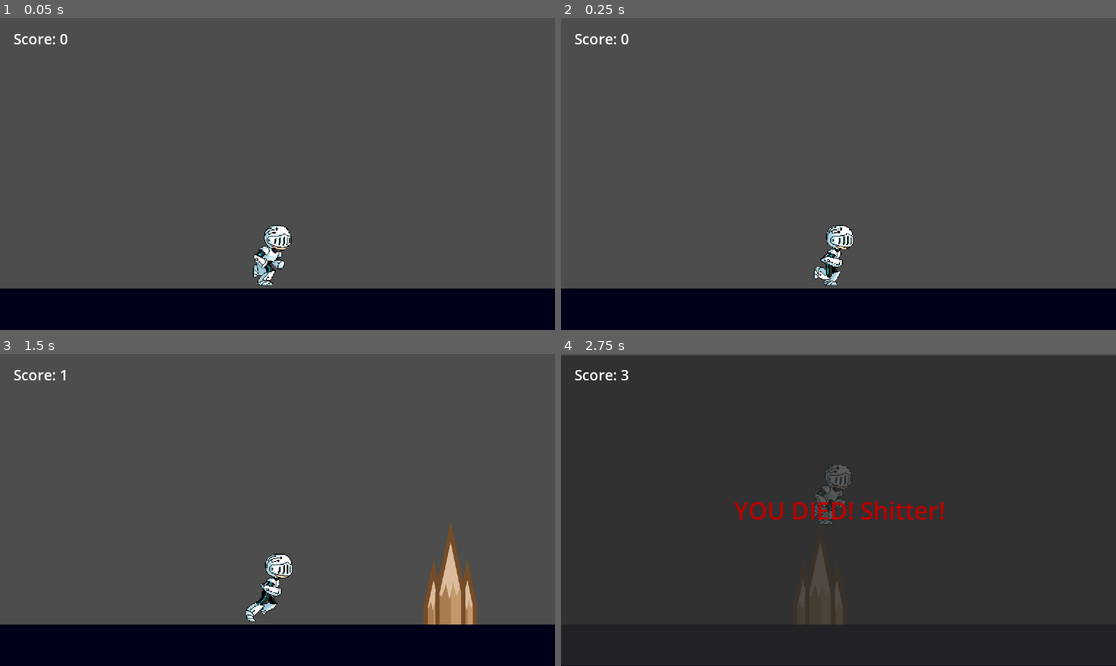
Above: before the commit, frames 1-4 (two rows, left to right).
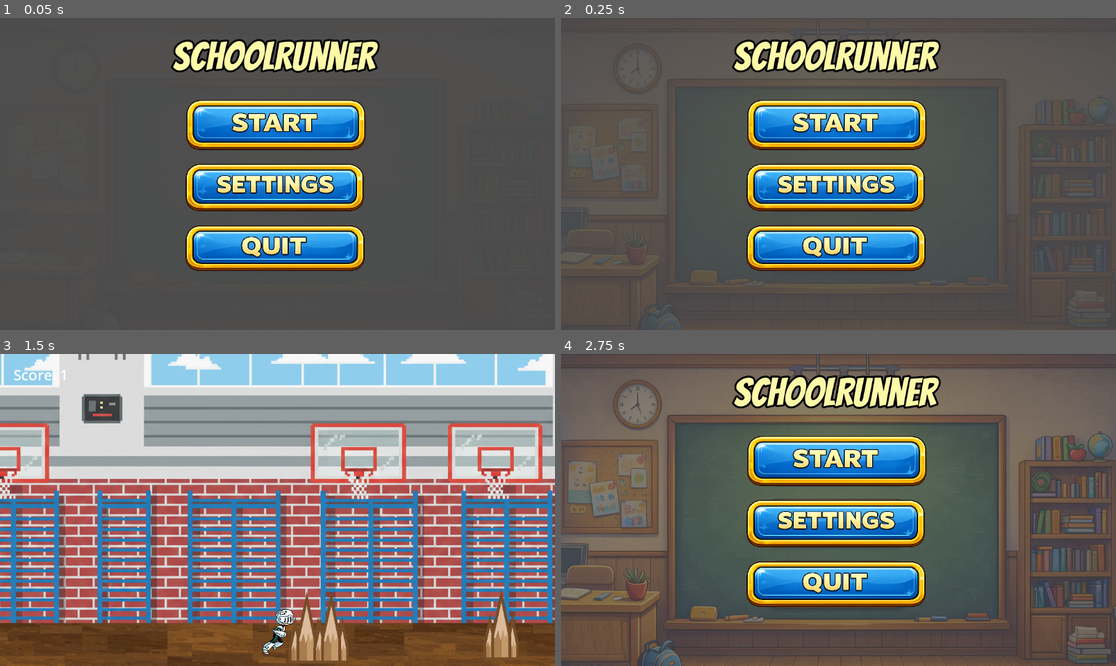
Above: after the commit, the same moments.

Repository: Fxbixx/Godot-Game
Game: Godot game, scene res://scenes/MainMenu.tscn
Same seed, same stepped clock (60 frames per second), same inputs: the game is played once before the commit and once after it. Before the commit the project starts from res://scenes/world.tscn.
Inputs (mouse positions are in pixels of both pictures, inside the frame that each line leads up to):
- Up to frame 1 (0.05 s): no input
- Up to frame 2 (0.25 s): no input
- Up to frame 3 (1.5 s): click (277, 456) at 0.52 s
- Up to frame 4 (2.75 s): tap Space (Jump) at 1.52 s; click (705, 600) at 2.02 s

The runs differ from the first frame. In frame 1, 31% of the frame differs, in the area x 0-100%, y 5-100%; in frame 2, 31%; in frame 3, 99%, in the area x 0-100%, y 0-100%; in frame 4, 95%.

Commit message:
Add files via upload

Diff:
--- a/school-runner/project.godot
+++ b/school-runner/project.godot
@@ -11,7 +11,7 @@
 [application]
 
 config/name="SchoolRunner"
-run/main_scene="uid://0e08lku0qpi4"
+run/main_scene="uid://kliesjo08hbm"
 config/features=PackedStringArray("4.5", "Forward Plus")
 config/icon="res://icon.svg"
 
--- a/school-runner/scenes/MainMenu.tscn
+++ b/school-runner/scenes/MainMenu.tscn
@@ -1,51 +1,83 @@
-[gd_scene load_steps=2 format=3 uid="uid://kliesjo08hbm"]
+[gd_scene load_steps=8 format=3 uid="uid://kliesjo08hbm"]
 
 [ext_resource type="Script" uid="uid://xs234segrd00" path="res://scripts/main_menu.gd" id="1_yqorp"]
+[ext_resource type="FontFile" uid="uid://dvi8a1isk2gvx" path="res://assets/font/Bangers-Regular.ttf" id="2_0ykhv"]
+[ext_resource type="Texture2D" uid="uid://d1yq2dnwrfbgm" path="res://School.png" id="2_2wh52"]
+[ext_resource type="Texture2D" uid="uid://g0wll7qi6uqu" path="res://assets/button/MainButtonsStart.png" id="4_ow34m"]
+[ext_resource type="Texture2D" uid="uid://ccisteu4x5hfk" path="res://assets/button/MainButtonsSettings.png" id="5_826wr"]
+[ext_resource type="Texture2D" uid="uid://waluvabhm4es" path="res://assets/button/MainButtonsQuit.png" id="6_ucygd"]
+
+[sub_resource type="LabelSettings" id="LabelSettings_2wh52"]
+font = ExtResource("2_0ykhv")
+font_size = 82
+font_color = Color(0.99215686, 0.9764706, 0.6627451, 1)
+outline_size = 16
+outline_color = Color(0, 0, 0, 1)
 
 [node name="Control" type="Control"]
 layout_mode = 3
 anchors_preset = 15
 anchor_right = 1.0
 anchor_bottom = 1.0
-offset_top = -1.0
-offset_bottom = -1.0
 grow_horizontal = 2
 grow_vertical = 2
 script = ExtResource("1_yqorp")
 
-[node name="TextureRect" type="TextureRect" parent="."]
+[node name="Background" type="TextureRect" parent="."]
+modulate = Color(1, 1, 1, 0.5137255)
+layout_mode = 0
+offset_left = -195.0
+offset_top = -57.0
+offset_right = 1341.0
+offset_bottom = 967.0
+texture = ExtResource("2_2wh52")
+
+[node name="MarginContainer" type="MarginContainer" parent="."]
 layout_mode = 0
 offset_right = 1153.0
-offset_bottom = 650.0
+offset_bottom = 646.0
+
+[node name="Label" type="Label" parent="."]
+layout_mode = 0
+offset_left = -8.0
+offset_top = 36.0
+offset_right = 1145.0
+offset_bottom = 124.0
+text = "SchoolRunner"
+label_settings = SubResource("LabelSettings_2wh52")
+horizontal_alignment = 1
+vertical_alignment = 1
+
+[node name="TextureButton" type="TextureButton" parent="."]
+layout_mode = 0
+offset_left = -24.0
+offset_top = 134.0
+offset_right = 1169.0
+offset_bottom = 294.0
+texture_normal = ExtResource("4_ow34m")
+ignore_texture_size = true
 stretch_mode = 5
 
-[node name="VBoxContainer" type="VBoxContainer" parent="TextureRect"]
-layout_mode = 1
-anchors_preset = 11
-anchor_left = 1.0
-anchor_right = 1.0
-anchor_bottom = 1.0
-offset_left = -727.0
-offset_top = 307.0
-offset_right = -544.0
-offset_bottom = -289.0
-grow_horizontal = 0
-grow_vertical = 2
-alignment = 1
+[node name="TextureButton2" type="TextureButton" parent="."]
+layout_mode = 0
+offset_left = -94.0
+offset_top = 289.0
+offset_right = 1234.0
+offset_bottom = 421.0
+texture_normal = ExtResource("5_826wr")
+ignore_texture_size = true
+stretch_mode = 5
 
-[node name="Label" type="Label" parent="TextureRect"]
-layout_mode = 1
-anchors_preset = 8
-anchor_left = 0.5
-anchor_top = 0.5
-anchor_right = 0.5
-anchor_bottom = 0.5
-offset_left = -82.5
-offset_top = -260.0
-offset_right = 89.5
-offset_bottom = -171.0
-grow_horizontal = 2
-grow_vertical = 2
-text = "SchoolRunner"
-horizontal_alignment = 1
-vertical_alignment = 1
+[node name="TextureButton3" type="TextureButton" parent="."]
+layout_mode = 0
+offset_left = 180.0
+offset_top = 287.0
+offset_right = 962.0
+offset_bottom = 743.0
+texture_normal = ExtResource("6_ucygd")
+ignore_texture_size = true
+stretch_mode = 5
+
+[connection signal="pressed" from="TextureButton" to="." method="_on_texture_button_pressed"]
+[connection signal="pressed" from="TextureButton2" to="." method="_on_texture_button_2_pressed"]
+[connection signal="pressed" from="TextureButton3" to="." method="_on_texture_button_3_pressed"]
--- a/school-runner/scenes/floor.tscn
+++ b/school-runner/scenes/floor.tscn
@@ -1,20 +1,25 @@
-[gd_scene load_steps=2 format=3 uid="uid://b0cbgrymurxgj"]
+[gd_scene load_steps=4 format=3 uid="uid://b0cbgrymurxgj"]
+
+[ext_resource type="Texture2D" uid="uid://bfgytkks8u5b0" path="res://assets/craiyon_055221_16x16_minecraft_hevea_log_texture.png" id="1_ukw5w"]
 
 [sub_resource type="RectangleShape2D" id="RectangleShape2D_c41w6"]
 size = Vector2(931, 113)
+
+[sub_resource type="CanvasTexture" id="CanvasTexture_kuqtn"]
+diffuse_texture = ExtResource("1_ukw5w")
 
 [node name="Floor" type="Node2D"]
 scale = Vector2(100, 1)
 
 [node name="StaticBody2D" type="StaticBody2D" parent="."]
 
-[node name="ColorRect" type="ColorRect" parent="StaticBody2D"]
-offset_left = -467.0
-offset_top = -64.0
-offset_right = 464.0
-offset_bottom = 49.0
-color = Color(0, 0, 0.09803922, 1)
+[node name="CollisionShape2D" type="CollisionShape2D" parent="StaticBody2D"]
+position = Vector2(-3.98, -30)
+shape = SubResource("RectangleShape2D_c41w6")
 
-[node name="CollisionShape2D" type="CollisionShape2D" parent="StaticBody2D"]
-position = Vector2(-1.5, -7.5)
-shape = SubResource("RectangleShape2D_c41w6")
+[node name="TextureRect" type="TextureRect" parent="StaticBody2D"]
+offset_left = -108.31999
+offset_top = 87.0
+offset_right = 915.68
+offset_bottom = 1111.0
+texture = SubResource("CanvasTexture_kuqtn")
--- /dev/null
+++ b/school-runner/scenes/gym_background.tscn
@@ -0,0 +1,21 @@
+[gd_scene load_steps=3 format=3 uid="uid://dl0vtjj6fvr5"]
+
+[ext_resource type="Texture2D" uid="uid://d0jqwmeww7d3b" path="res://assets/BackgroundGym.png" id="1_cset7"]
+[ext_resource type="Texture2D" uid="uid://bfgytkks8u5b0" path="res://assets/craiyon_055221_16x16_minecraft_hevea_log_texture.png" id="2_1vobl"]
+
+[node name="GymBackground" type="Node2D"]
+
+[node name="Parallax2D" type="Parallax2D" parent="."]
+repeat_size = Vector2(1024, 0)
+repeat_times = 2
+
+[node name="TextureRect" type="TextureRect" parent="Parallax2D"]
+offset_right = 1024.0
+offset_bottom = 1024.0
+texture = ExtResource("1_cset7")
+
+[node name="TextureRect2" type="TextureRect" parent="Parallax2D"]
+offset_top = 610.0
+offset_right = 1024.0
+offset_bottom = 1634.0
+texture = ExtResource("2_1vobl")
--- a/school-runner/scenes/world.tscn
+++ b/school-runner/scenes/world.tscn
@@ -1,9 +1,13 @@
-[gd_scene load_steps=7 format=3 uid="uid://0e08lku0qpi4"]
+[gd_scene load_steps=11 format=3 uid="uid://0e08lku0qpi4"]
 
 [ext_resource type="PackedScene" uid="uid://dnp2dr8fr6k1h" path="res://scenes/obstacles.tscn" id="1_4wyf3"]
 [ext_resource type="Script" uid="uid://dj5ytjtpyxjh5" path="res://scripts/world.gd" id="1_k0juu"]
 [ext_resource type="PackedScene" uid="uid://chhpv5imvxa07" path="res://scenes/player.tscn" id="1_nnsk1"]
+[ext_resource type="PackedScene" uid="uid://dl0vtjj6fvr5" path="res://scenes/gym_background.tscn" id="2_71j4m"]
 [ext_resource type="PackedScene" uid="uid://b0cbgrymurxgj" path="res://scenes/floor.tscn" id="2_rwgxs"]
+[ext_resource type="FontFile" uid="uid://dvi8a1isk2gvx" path="res://assets/font/Bangers-Regular.ttf" id="5_i7141"]
+[ext_resource type="Texture2D" uid="uid://waluvabhm4es" path="res://assets/button/MainButtonsQuit.png" id="6_4mrxx"]
+[ext_resource type="Texture2D" uid="uid://g0wll7qi6uqu" path="res://assets/button/MainButtonsStart.png" id="7_7r4gi"]
 
 [sub_resource type="StyleBoxFlat" id="StyleBoxFlat_k0juu"]
 bg_color = Color(0.16470589, 0.16470589, 0.16470589, 0.78431374)
@@ -14,23 +18,19 @@
 position = Vector2(240, 267)
 script = ExtResource("1_k0juu")
 
-[node name="Obstacles2" parent="." instance=ExtResource("1_4wyf3")]
-position = Vector2(856, -47)
-
-[node name="Obstacles" parent="." instance=ExtResource("1_4wyf3")]
-position = Vector2(258, -45)
+[node name="GymBackground" parent="." instance=ExtResource("2_71j4m")]
+position = Vector2(42, -267)
 
 [node name="Player" parent="." instance=ExtResource("1_nnsk1")]
-position = Vector2(-243, 232)
+position = Vector2(-231, 404)
 
 [node name="Camera2D" type="Camera2D" parent="Player"]
-position = Vector2(8, 9)
-zoom = Vector2(1.5, 1.5)
+position = Vector2(-5, -19)
 limit_top = 180
 limit_bottom = 570
 
 [node name="Floor" parent="." instance=ExtResource("2_rwgxs")]
-position = Vector2(229, 331)
+position = Vector2(8, 499)
 
 [node name="CanvasLayer" type="CanvasLayer" parent="."]
 
@@ -41,10 +41,11 @@
 offset_right = 1160.0
 offset_bottom = 647.0
 theme_override_colors/font_color = Color(0.72, 0, 0, 1)
+theme_override_fonts/font = ExtResource("5_i7141")
 theme_override_font_sizes/font_size = 50
 theme_override_styles/normal = SubResource("StyleBoxFlat_k0juu")
 theme_override_styles/focus = SubResource("StyleBoxEmpty_71j4m")
-text = "YOU DIED! Shitter!"
+text = "YOU DIED!!!"
 horizontal_alignment = 1
 vertical_alignment = 1
 
@@ -54,3 +55,35 @@
 offset_right = 118.0
 offset_bottom = 56.0
 theme_override_font_sizes/font_size = 30
+
+[node name="TextureButton" type="TextureButton" parent="CanvasLayer"]
+visible = false
+offset_left = -9.0
+offset_top = 315.0
+offset_right = 608.0
+offset_bottom = 711.0
+texture_normal = ExtResource("6_4mrxx")
+ignore_texture_size = true
+stretch_mode = 5
+
+[node name="TextureButton2" type="TextureButton" parent="CanvasLayer"]
+visible = false
+offset_left = 565.0
+offset_top = 344.0
+offset_right = 1173.0
+offset_bottom = 623.0
+texture_normal = ExtResource("7_7r4gi")
+ignore_texture_size = true
+stretch_mode = 5
+
+[node name="Obstacles" parent="." instance=ExtResource("1_4wyf3")]
+position = Vector2(-199, 109)
+
+[node name="Obstacles2" parent="." instance=ExtResource("1_4wyf3")]
+position = Vector2(-148, 109)
+
+[node name="Obstacles3" parent="." instance=ExtResource("1_4wyf3")]
+position = Vector2(205, 102)
+
+[connection signal="pressed" from="CanvasLayer/TextureButton" to="." method="_on_texture_button_pressed"]
+[connection signal="pressed" from="CanvasLayer/TextureButton2" to="." method="_on_texture_button_2_pressed"]
--- a/school-runner/scripts/main_menu.gd
+++ b/school-runner/scripts/main_menu.gd
@@ -3,9 +3,24 @@
 
 # Called when the node enters the scene tree for the first time.
 func _ready() -> void:
-	pass # Replace with function body.
+	$Background.modulate.a = 0
+
+	var tween = create_tween()
+	tween.tween_property($Background, "modulate:a", 0.5, 1)
 
 
 # Called every frame. 'delta' is the elapsed time since the previous frame.
 func _process(delta: float) -> void:
 	pass
+
+
+func _on_texture_button_pressed() -> void:
+	get_tree().change_scene_to_file("res://scenes/world.tscn")
+
+
+func _on_texture_button_3_pressed() -> void:
+	get_tree().quit()
+
+
+func _on_texture_button_2_pressed() -> void:
+	pass # Replace with function body.
--- /dev/null
+++ b/school-runner/scripts/parallax_background.gd
@@ -0,0 +1,12 @@
+extends ParallaxBackground
+
+#Nicht Spieler, sondern Hintergrund bewegt sich
+var scroll_speed = 200
+# Called when the node enters the scene tree for the first time.
+func _ready() -> void:
+	pass # Replace with function body.
+
+
+# Called every frame. 'delta' is the elapsed time since the previous frame.
+func _process(delta: float) -> void:
+	scroll_offset.x -= scroll_speed * delta
--- a/school-runner/scripts/player.gd
+++ b/school-runner/scripts/player.gd
@@ -24,4 +24,6 @@
 
 func _on_area_2d_area_entered(area: Area2D) -> void:
 	$"../CanvasLayer/Death".visible = true
+	$"../CanvasLayer/TextureButton".visible = true
+	$"../CanvasLayer/TextureButton2".visible = true
 	$AnimatedSprite2D.stop()
--- a/school-runner/scripts/world.gd
+++ b/school-runner/scripts/world.gd
@@ -8,6 +8,9 @@
 	get_tree().create_timer(0.8).timeout.connect(ScoreIncrease)
 	get_tree().create_timer(5).timeout.connect(MultiIncrease)
 	$CanvasLayer/Death.visible = false
+	$CanvasLayer/TextureButton.visible = false
+	$CanvasLayer/TextureButton2.visible = false
+
 
 
 # Called every frame. 'delta' is the elapsed time since the previous frame.
@@ -23,3 +26,11 @@
 func MultiIncrease(): #Recursive clocking
 	score_multi += 1
 	get_tree().create_timer(10).timeout.connect(MultiIncrease)
+
+
+func _on_texture_button_2_pressed() -> void:  #Death Scene Start
+	get_tree().change_scene_to_file("res://scenes/world.tscn")
+
+
+func _on_texture_button_pressed() -> void: #Death Scene Quit
+	get_tree().change_scene_to_file("res://scenes/MainMenu.tscn")
Binary file added: school-runner/School.png
Not shown, added: school-runner/School.png.import
Binary file added: school-runner/assets/BackgroundGym.png
Not shown, added: school-runner/assets/BackgroundGym.png.import
Binary file added: school-runner/assets/SchoolBackground.png
Not shown, added: school-runner/assets/SchoolBackground.png.import
Binary file added: school-runner/assets/button/Buttons-fotor-bg-remover-202601145216.png
Not shown, added: school-runner/assets/button/Buttons-fotor-bg-remover-202601145216.png.import
Binary file added: school-runner/assets/button/Buttons.jpg
Not shown, added: school-runner/assets/button/Buttons.jpg.import
Binary file added: school-runner/assets/button/MainButtons.png
Not shown, added: school-runner/assets/button/MainButtons.png.import
(and 12 more such lines)
